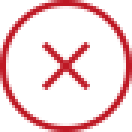
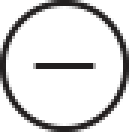
Before/after of a w=132, h=132 layered artwork. What changed in the layer stack:
added layer "Vector Smart Object" (1st of 4) above "Vector Smart Object" over [left=0, top=0, right=129, bottom=132]
hid "Vector Smart Object" (4th of 4) over [left=0, top=0, right=132, bottom=132]
